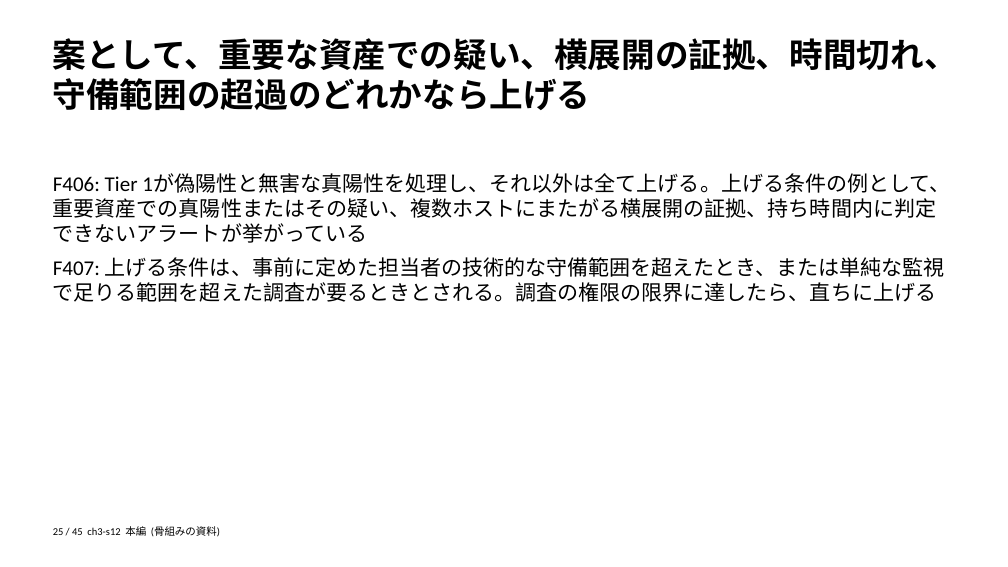
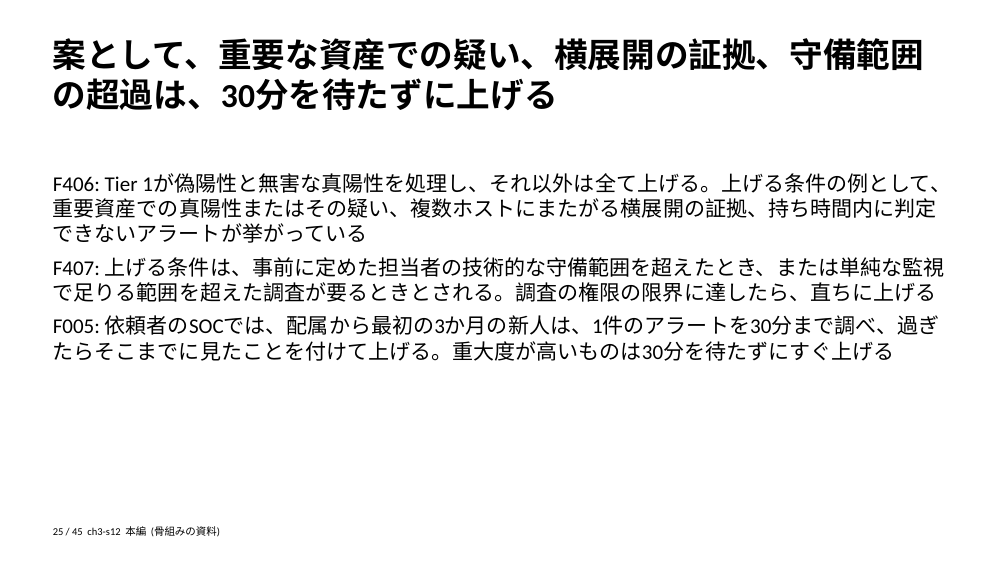
Before and after one commit to zyuuryuu/PPTX-Planner, a slide deck: slide 25 of trial/deck/preview/skeleton.pptx. Drawn at 1008x567 pixels with LibreOffice and Linux fonts; fonts in the diff are those of the drawing. Boxes give left, top, right and bottom in pixels: in the first picture for what was removed or moved away, otherwise in the second. Text is boxed around its words. In the diff, an @@ line names an element or a change of style, - is before the commit and + after.

```diff
--- a/trial/deck/preview/skeleton.pptx
+++ b/trial/deck/preview/skeleton.pptx
@@ text at (53, 38, 924, 110): text changed @@
-案として、重要な資産での疑い、横展開の証拠、時間切れ、守備範囲の超過のどれかなら上げる
+案として、重要な資産での疑い、横展開の証拠、守備範囲の超過は、30分を待たずに上げる
@@ text at (53, 315, 940, 361): paragraph added @@
+F005: 依頼者のSOCでは、配属から最初の3か月の新人は、1件のアラートを30分まで調べ、過ぎたらそこまでに見たことを付けて上げる。重大度が高いものは30分を待たずにすぐ上げる
```
Also in this commit, not shown: 6 other slides changed, 5 other files.
